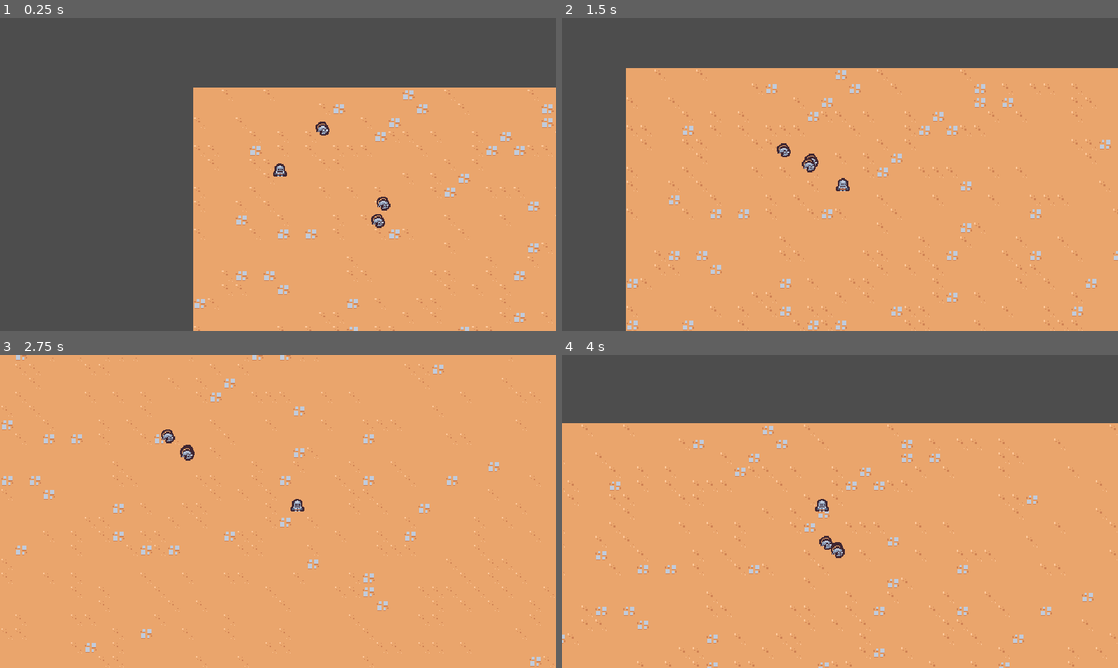
Above: before the commit, frames 1-4 (two rows, left to right).
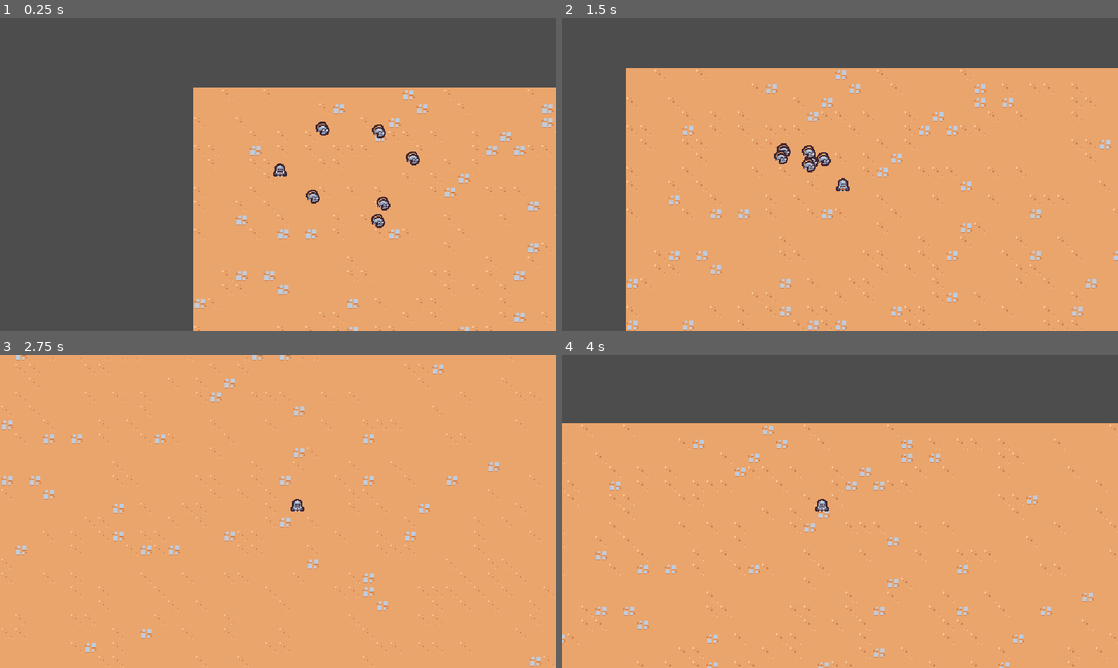
Above: after the commit, the same moments.

Repository: KartikWatts/games
Game: Godot game, scene res://scenes/main/main.tscn
The game is run twice, just before and just after one commit, with the same random seed, the same clock (stepped at 60 frames per second) and the same inputs.
Inputs:
- Up to frame 1 (0.25 s): no input
- Up to frame 2 (1.5 s): hold Right (move_right) 0.53-1.28 s; hold Down (move_down) from 1.28 s (still down)
- Up to frame 3 (2.75 s): release Down (move_down) at 2.03 s; hold Right (move_right) from 2.03 s (still down)
- Up to frame 4 (4 s): release Right (move_right) at 2.78 s; hold Up (move_up) 2.78-3.53 s; hold Left (move_left) from 3.53 s (still down)

The runs differ from the first frame. In frame 1, 0.2% of the frame differs, in the area x 55-76%, y 34-60%; in frame 2, 0.2%; in frame 3, 0.2%; in frame 4, 0.2%.

Commit message:
improving attack and destroying enemies

Diff:
--- a/2d-survivors-course/project.godot
+++ b/2d-survivors-course/project.godot
@@ -50,6 +50,12 @@
 ]
 }
 
+[layer_names]
+
+2d_physics/layer_1="Terrain"
+2d_physics/layer_2="Player"
+2d_physics/layer_3="Enemy"
+
 [rendering]
 
 textures/canvas_textures/default_texture_filter=0
--- a/2d-survivors-course/scenes/ability/sword_ability/sword_ability.tscn
+++ b/2d-survivors-course/scenes/ability/sword_ability/sword_ability.tscn
@@ -1,6 +1,45 @@
-[gd_scene load_steps=5 format=3 uid="uid://b0i6v3ywsxu8u"]
+[gd_scene load_steps=6 format=3 uid="uid://b0i6v3ywsxu8u"]
 
 [ext_resource type="Texture2D" uid="uid://cntpppigmvsmw" path="res://scenes/ability/sword_ability/sword.png" id="1_mlw7u"]
+
+[sub_resource type="Animation" id="Animation_bt863"]
+length = 0.001
+tracks/0/type = "value"
+tracks/0/imported = false
+tracks/0/enabled = true
+tracks/0/path = NodePath("Sprite2D:rotation")
+tracks/0/interp = 1
+tracks/0/loop_wrap = true
+tracks/0/keys = {
+"times": PackedFloat32Array(0),
+"transitions": PackedFloat32Array(1),
+"update": 0,
+"values": [0.0]
+}
+tracks/1/type = "value"
+tracks/1/imported = false
+tracks/1/enabled = true
+tracks/1/path = NodePath("Sprite2D:scale")
+tracks/1/interp = 1
+tracks/1/loop_wrap = true
+tracks/1/keys = {
+"times": PackedFloat32Array(0),
+"transitions": PackedFloat32Array(1),
+"update": 0,
+"values": [Vector2(1, 1)]
+}
+tracks/2/type = "value"
+tracks/2/imported = false
+tracks/2/enabled = true
+tracks/2/path = NodePath("Area2D/CollisionShape2D:disabled")
+tracks/2/interp = 1
+tracks/2/loop_wrap = true
+tracks/2/keys = {
+"times": PackedFloat32Array(0),
+"transitions": PackedFloat32Array(1),
+"update": 1,
+"values": [true]
+}
 
 [sub_resource type="Animation" id="Animation_noyxp"]
 resource_name = "swing"
@@ -44,32 +83,17 @@
 "method": &"queue_free"
 }]
 }
-
-[sub_resource type="Animation" id="Animation_bt863"]
-length = 0.001
-tracks/0/type = "value"
-tracks/0/imported = false
-tracks/0/enabled = true
-tracks/0/path = NodePath("Sprite2D:rotation")
-tracks/0/interp = 1
-tracks/0/loop_wrap = true
-tracks/0/keys = {
-"times": PackedFloat32Array(0),
-"transitions": PackedFloat32Array(1),
-"update": 0,
-"values": [0.0]
-}
-tracks/1/type = "value"
-tracks/1/imported = false
-tracks/1/enabled = true
-tracks/1/path = NodePath("Sprite2D:scale")
-tracks/1/interp = 1
-tracks/1/loop_wrap = true
-tracks/1/keys = {
-"times": PackedFloat32Array(0),
-"transitions": PackedFloat32Array(1),
-"update": 0,
-"values": [Vector2(1, 1)]
+tracks/3/type = "value"
+tracks/3/imported = false
+tracks/3/enabled = true
+tracks/3/path = NodePath("Area2D/CollisionShape2D:disabled")
+tracks/3/interp = 1
+tracks/3/loop_wrap = true
+tracks/3/keys = {
+"times": PackedFloat32Array(0, 0.2, 0.4),
+"transitions": PackedFloat32Array(1, 1, 1),
+"update": 1,
+"values": [true, false, true]
 }
 
 [sub_resource type="AnimationLibrary" id="AnimationLibrary_qricj"]
@@ -77,6 +101,9 @@
 "RESET": SubResource("Animation_bt863"),
 "swing": SubResource("Animation_noyxp")
 }
+
+[sub_resource type="RectangleShape2D" id="RectangleShape2D_hbrnx"]
+size = Vector2(30, 30)
 
 [node name="SwordAbility" type="Node2D"]
 
@@ -89,3 +116,12 @@
 [node name="Sprite2D" type="Sprite2D" parent="."]
 texture = ExtResource("1_mlw7u")
 offset = Vector2(0, -4)
+
+[node name="Area2D" type="Area2D" parent="."]
+collision_layer = 4
+collision_mask = 0
+
+[node name="CollisionShape2D" type="CollisionShape2D" parent="Area2D"]
+position = Vector2(15, 0)
+shape = SubResource("RectangleShape2D_hbrnx")
+disabled = true
--- a/2d-survivors-course/scenes/ability/sword_ability_controller/sword_ability_controller.gd
+++ b/2d-survivors-course/scenes/ability/sword_ability_controller/sword_ability_controller.gd
@@ -32,3 +32,7 @@
 	var sword_instance = sword_ability.instantiate() as Node2D
 	player.get_parent().add_child(sword_instance)
 	sword_instance.global_position = enemies[0].global_position
+	sword_instance.global_position += Vector2.RIGHT.rotated(randf_range(0, TAU)) * 4
+
+	var enemy_direction = enemies[0].global_position - sword_instance.global_position
+	sword_instance.rotation = enemy_direction.angle()
--- a/2d-survivors-course/scenes/basic_enemy/basic_enemy.gd
+++ b/2d-survivors-course/scenes/basic_enemy/basic_enemy.gd
@@ -4,7 +4,7 @@
 
 # Called when the node enters the scene tree for the first time.
 func _ready():
-	pass # Replace with function body.
+	$Area2D.area_entered.connect(on_area_entered)
 
 
 # Called every frame. 'delta' is the elapsed time since the previous frame.
@@ -19,3 +19,7 @@
 	if player_node != null:
 		return (player_node.global_position - global_position).normalized()
 	return Vector2.ZERO
+
+
+func on_area_entered(other_area: Area2D):
+	queue_free()
--- a/2d-survivors-course/scenes/basic_enemy/basic_enemy.tscn
+++ b/2d-survivors-course/scenes/basic_enemy/basic_enemy.tscn
@@ -1,7 +1,10 @@
-[gd_scene load_steps=4 format=3 uid="uid://dlsoablcbbnbn"]
+[gd_scene load_steps=5 format=3 uid="uid://dlsoablcbbnbn"]
 
 [ext_resource type="Script" path="res://scenes/basic_enemy/basic_enemy.gd" id="1_btoq0"]
 [ext_resource type="Texture2D" uid="uid://c4wr81m8ifp8g" path="res://scenes/basic_enemy/basic_enemy.png" id="1_tp3eb"]
+
+[sub_resource type="CircleShape2D" id="CircleShape2D_3fx0j"]
+radius = 12.0
 
 [sub_resource type="CircleShape2D" id="CircleShape2D_dkycg"]
 radius = 5.0
@@ -10,6 +13,14 @@
 collision_layer = 0
 script = ExtResource("1_btoq0")
 
+[node name="Area2D" type="Area2D" parent="."]
+collision_layer = 0
+collision_mask = 4
+
+[node name="CollisionShape2D" type="CollisionShape2D" parent="Area2D"]
+position = Vector2(0, -5)
+shape = SubResource("CircleShape2D_3fx0j")
+
 [node name="Sprite2D" type="Sprite2D" parent="."]
 texture = ExtResource("1_tp3eb")
 offset = Vector2(0, -4)
--- a/2d-survivors-course/scenes/main/main.tscn
+++ b/2d-survivors-course/scenes/main/main.tscn
@@ -26,3 +26,12 @@
 
 [node name="BasicEnemy3" parent="." instance=ExtResource("4_mc1dm")]
 position = Vector2(82, -43)
+
+[node name="BasicEnemy4" parent="." instance=ExtResource("4_mc1dm")]
+position = Vector2(192, 2)
+
+[node name="BasicEnemy5" parent="." instance=ExtResource("4_mc1dm")]
+position = Vector2(74, 59)
+
+[node name="BasicEnemy6" parent="." instance=ExtResource("4_mc1dm")]
+position = Vector2(152, -34)
